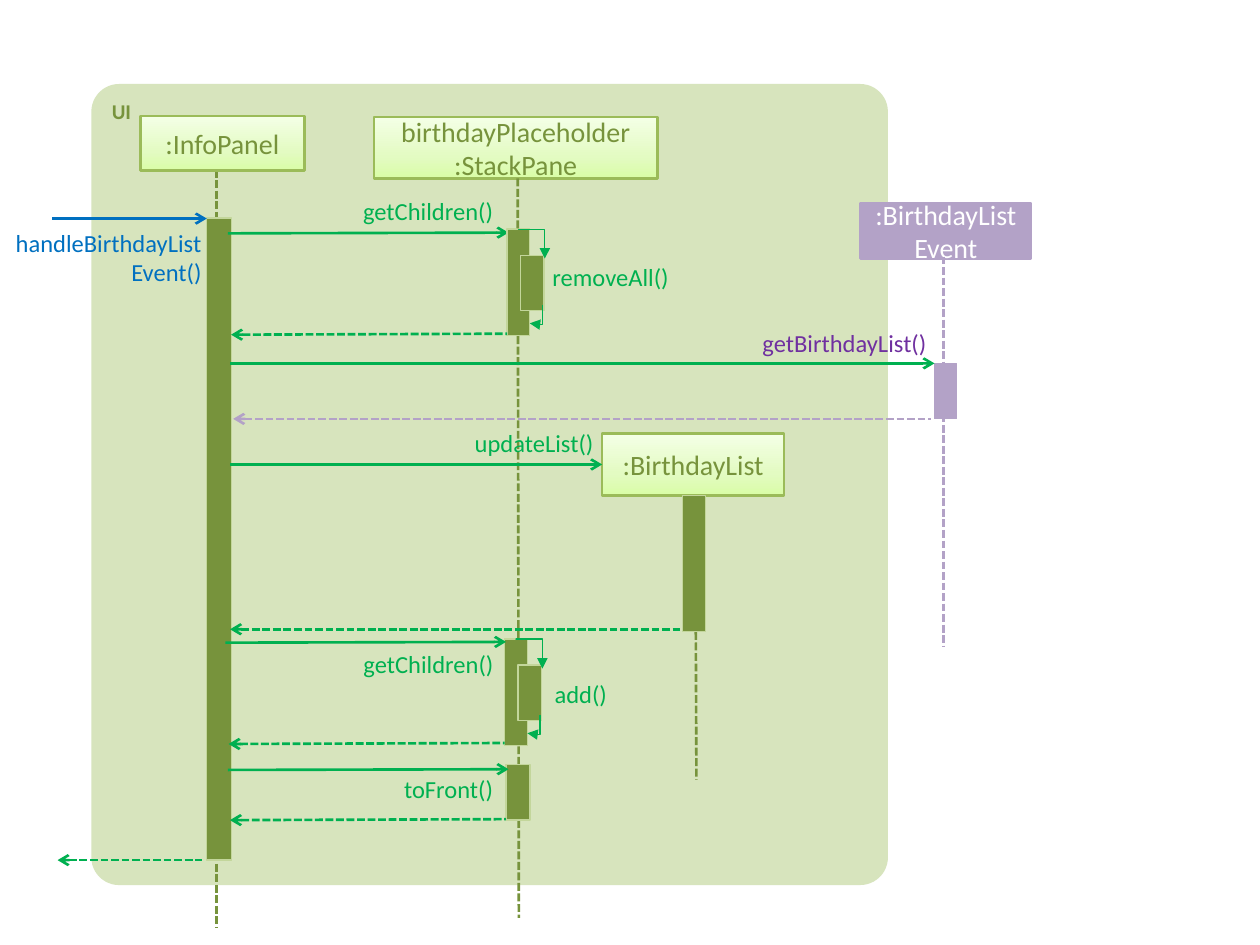
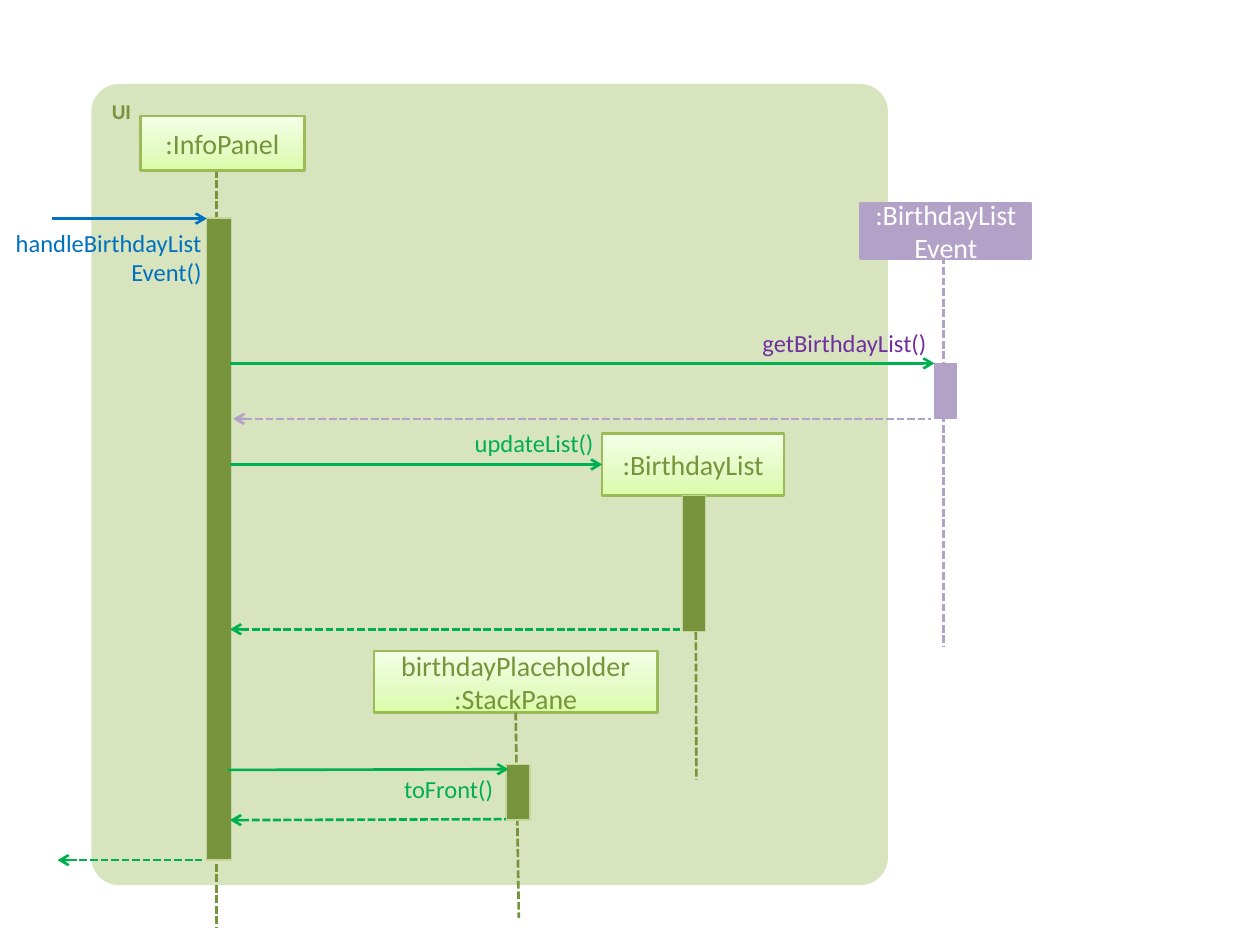
Before and after one commit to nus-cs2103-AY1718S2/addressbook-level4, a slide deck: slide 1 of docs/diagrams/UiComponentBirthdayListSequenceDiagram.pptx. Drawn at 1260x945 pixels with LibreOffice and Linux fonts; fonts in the diff are those of the drawing. Boxes give left, top, right and bottom in pixels: in the first picture for what was removed or moved away, otherwise in the second. Text is boxed around its words. In the diff, an @@ line names an element or a change of style, - is before the commit and + after.

```diff
--- a/docs/diagrams/UiComponentBirthdayListSequenceDiagram.pptx
+++ b/docs/diagrams/UiComponentBirthdayListSequenceDiagram.pptx
@@ text removed at bbox=[363, 202, 493, 225] @@
-getChildren()
@@ arrow removed from (228, 233) to (509, 233) @@
@@ rectangle removed at bbox=[507, 229, 529, 336] @@
@@ elbow arrow removed from (518, 229) to (544, 258) @@
@@ rectangle removed at bbox=[520, 256, 544, 311] @@
@@ text removed at bbox=[552, 268, 668, 289] @@
-removeAll()
@@ elbow arrow removed from (542, 305) to (529, 324) @@
@@ arrow removed from (507, 334) to (231, 335) @@
@@ arrow removed from (226, 643) to (507, 641) @@
@@ text removed at bbox=[363, 655, 493, 678] @@
-getChildren()
@@ rectangle "birthdayPlaceholder": place and size @@
-rectangle "birthdayPlaceholder" at bbox=[374, 117, 658, 179]
+rectangle "birthdayPlaceholder" at bbox=[374, 651, 658, 713]
@@ rectangle removed at bbox=[505, 639, 528, 746] @@
@@ elbow arrow removed from (517, 639) to (542, 669) @@
@@ rectangle removed at bbox=[518, 665, 542, 721] @@
@@ text removed at bbox=[555, 685, 607, 706] @@
-add()
@@ line moved from (518, 179) - (519, 919) to (515, 713) - (519, 919) @@
@@ elbow arrow removed from (541, 716) to (528, 733) @@
@@ arrow removed from (505, 743) to (228, 743) @@
```
Also in this commit, not shown: 3 other files.
